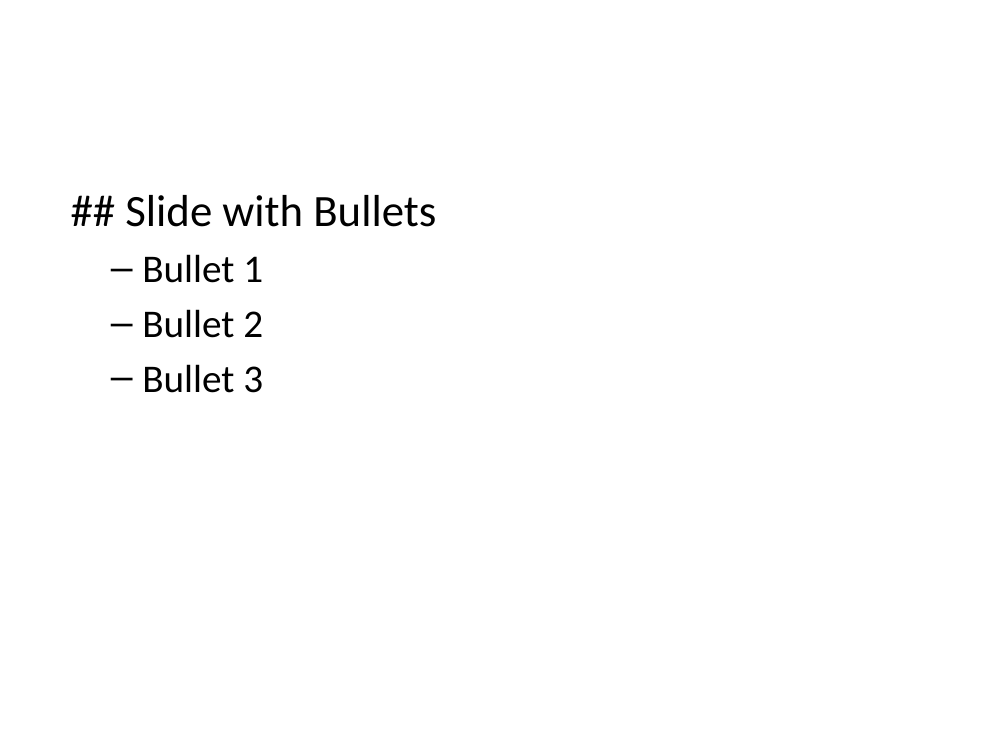
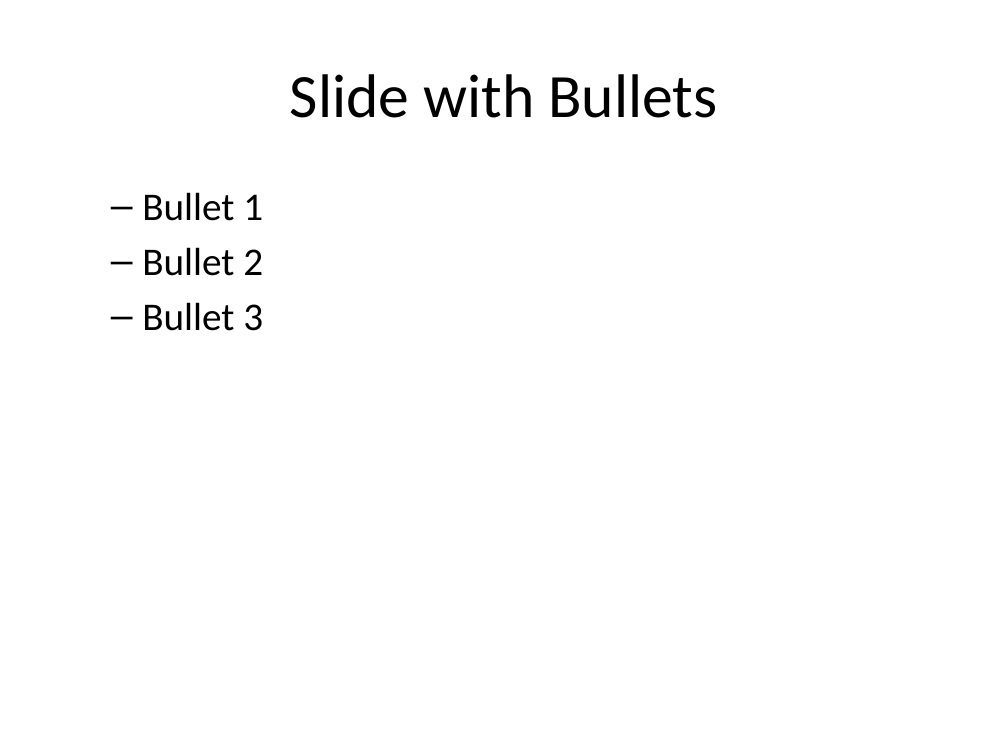
Before and after one commit to ReasonFoundation/GraphicsR, a slide deck: slide 6 of SamplePPD.pptx. Drawn at 1008x756 pixels with LibreOffice and Linux fonts; fonts in the diff are those of the drawing. Boxes give left, top, right and bottom in pixels: in the first picture for what was removed or moved away, otherwise in the second. Text is boxed around its words. In the diff, an @@ line names an element or a change of style, - is before the commit and + after.

```diff
--- a/SamplePPD.pptx
+++ b/SamplePPD.pptx
@@ title added at (290,74,717,118), 44 pt, text #000000 @@
+Slide with Bullets
@@ text at (125,195,436,227): paragraph removed @@
-## Slide with Bullets
```
Also in this commit, not shown: 2 other slides changed, 1 slide added, 1 slide removed, 2 other files.
